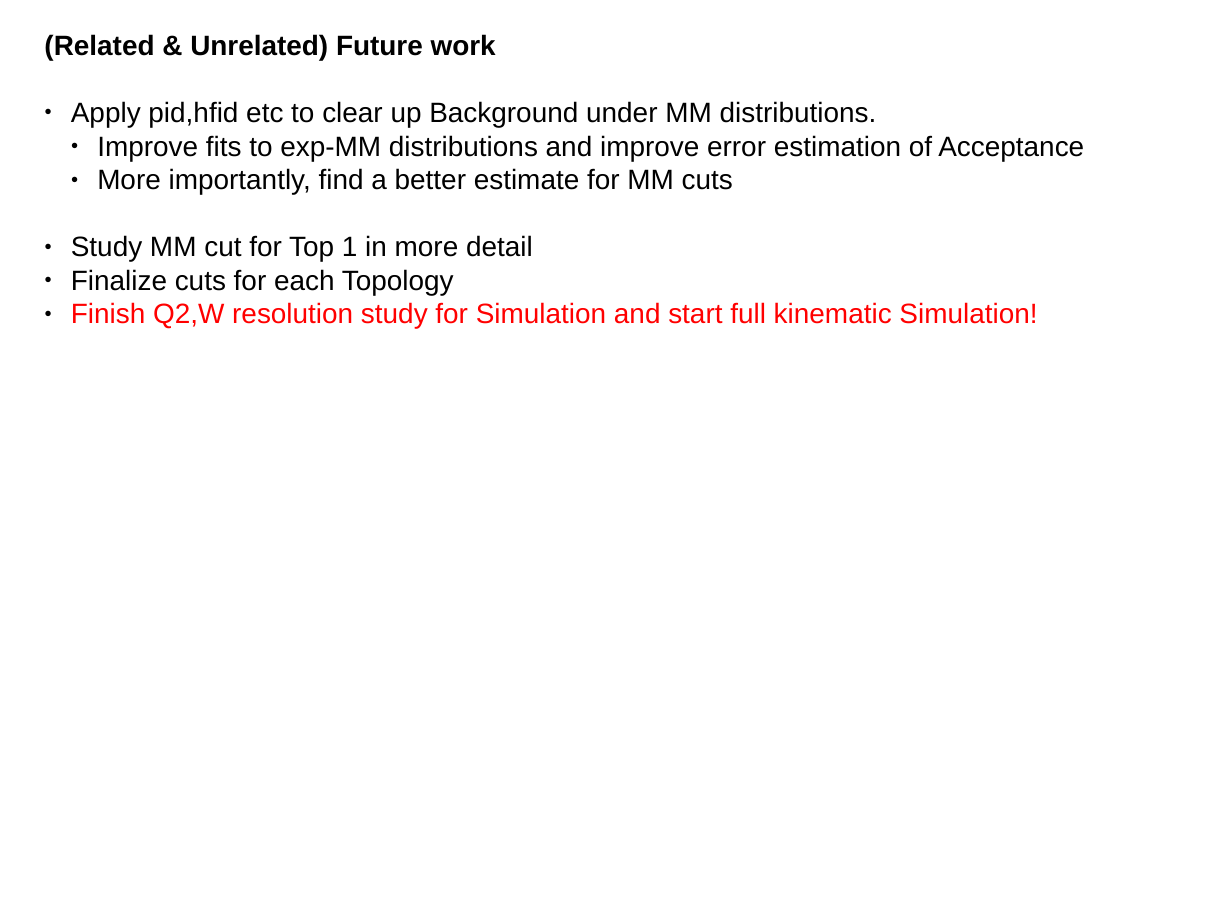
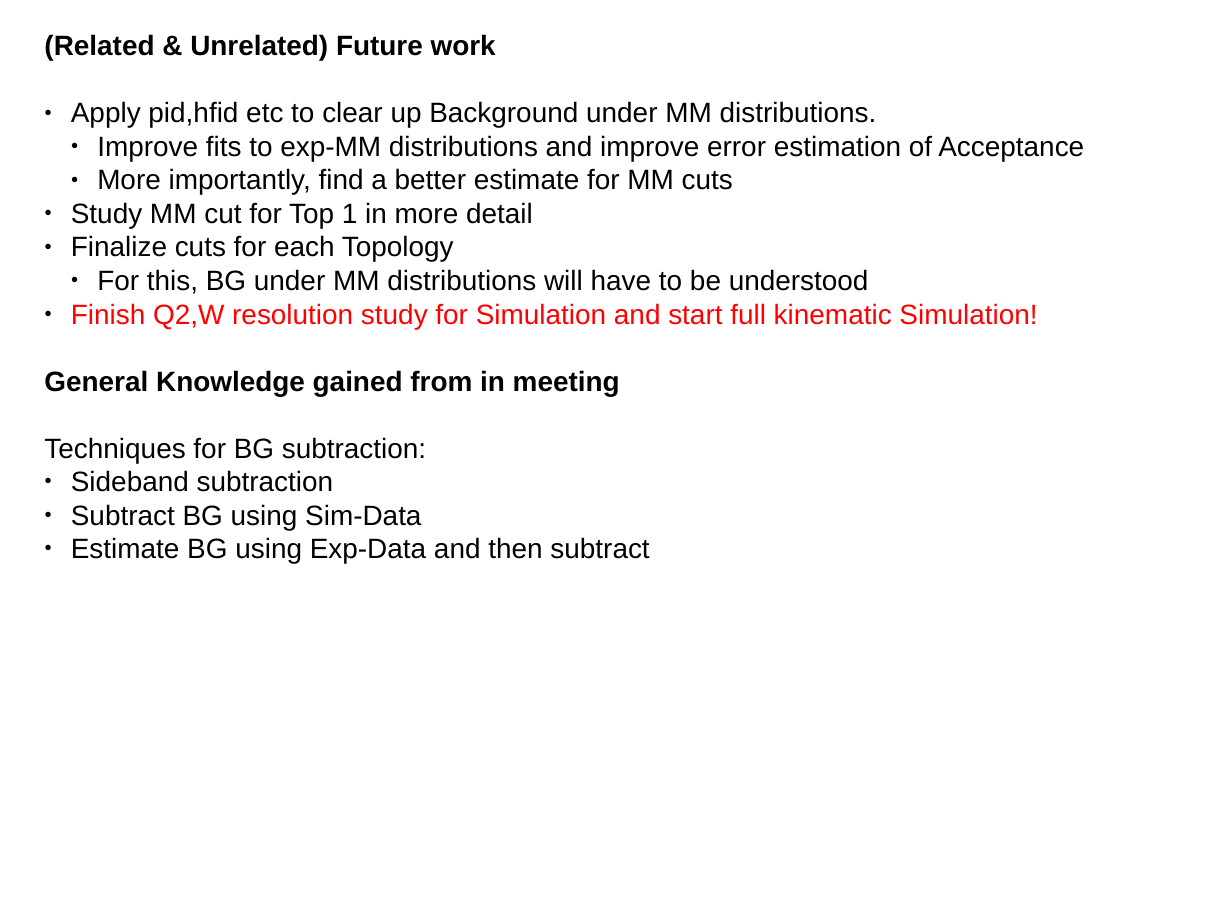
Before and after one commit to arjun-trivedi/ana2pi, a slide deck: slide 6 of sub_studies/setup_sim_CentOS6/notes.odp. Drawn at 1232x924 pixels with LibreOffice and Linux fonts; fonts in the diff are those of the drawing. Boxes give left, top, right and bottom in pixels: in the first picture for what was removed or moved away, otherwise in the second. Text is boxed around its words. In the diff, an @@ line names an element or a change of style, - is before the commit and + after.

Commit message:
updates

```diff
--- a/sub_studies/setup_sim_CentOS6/notes.odp
+++ b/sub_studies/setup_sim_CentOS6/notes.odp
@@ text at box(97, 269, 869, 294): paragraph added @@
+  ● For this, BG under MM distributions will have to be understood
@@ text at box(44, 370, 649, 563): paragraphs added @@
+General Knowledge gained from in meeting
+Techniques for BG subtraction:
+● Sideband subtraction
+● Subtract BG using Sim-Data
+● Estimate BG using Exp-Data and then subtract
```
